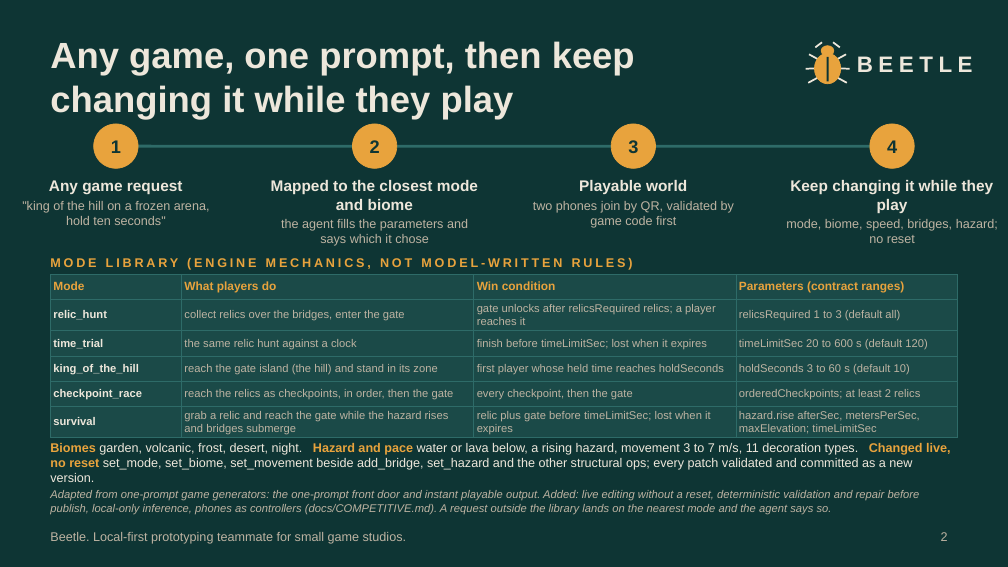
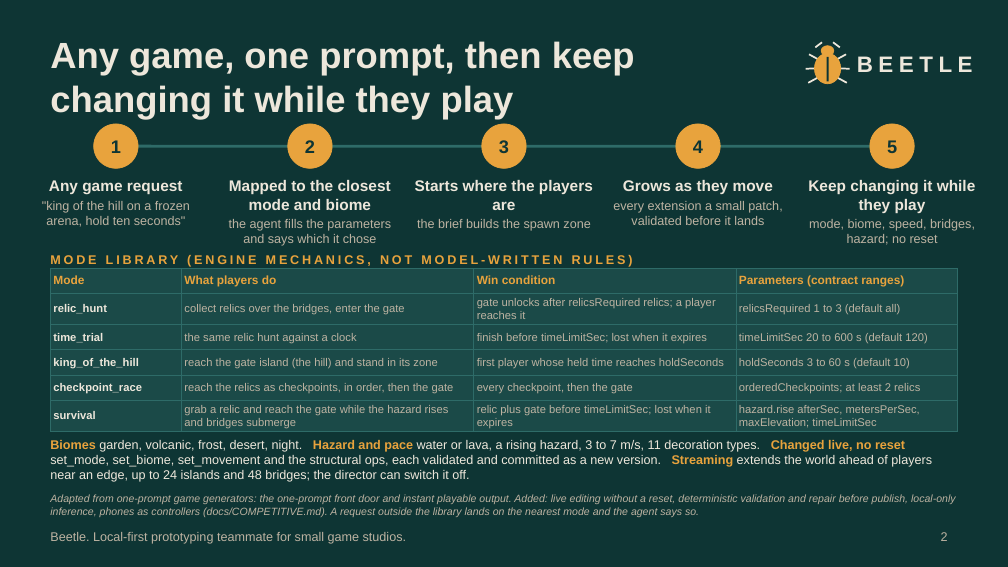
Before and after one commit to bean-1129/Beetle, a slide deck: slide 2 of docs/pitch/Beetle-pitch.pptx. Drawn at 1008x567 pixels with LibreOffice and Linux fonts; fonts in the diff are those of the drawing. Boxes give left, top, right and bottom in pixels: in the first picture for what was removed or moved away, otherwise in the second. Text is boxed around its words. In the diff, an @@ line names an element or a change of style, - is before the commit and + after.

Commit message:
Pitch: streaming generation with the live 9.5 s extension; competitive row; storyboard shot

```diff
--- a/docs/pitch/Beetle-pitch.pptx
+++ b/docs/pitch/Beetle-pitch.pptx
@@ text "2": place and size @@
-text "2" at <box>370,140,380,153</box>
+text "2" at <box>305,140,315,153</box>
@@ ellipse: place and size @@
-ellipse at <box>353,124,397,168</box>
+ellipse at <box>287,124,332,168</box>
@@ text "3": place and size @@
-text "3" at <box>628,140,638,153</box>
+text "3" at <box>499,140,509,153</box>
@@ ellipse: place and size @@
-ellipse at <box>611,124,655,168</box>
+ellipse at <box>482,124,526,168</box>
@@ text "4": place and size @@
-text "4" at <box>887,140,897,153</box>
+text "4" at <box>693,140,703,153</box>
@@ ellipse added at <box>676,124,721,168</box>, fill #E8A33D, outline #E8A33D 0.5 pt @@
@@ text added at <box>887,140,897,153</box>, 13 pt, text #0E3534, bold @@
+5
@@ text "Any game request" rewrapped from <box>22,180,210,225</box> to <box>42,180,190,227</box> @@
@@ text "Mapped to the closest mode ..." rewrapped from <box>271,180,478,246</box> to <box>229,180,391,246</box> @@
@@ text "Keep changing it while they ..." rewrapped from <box>786,180,998,243</box> to <box>808,180,976,245</box> @@
@@ text at <box>415,180,593,231</box>: text changed @@
-Playable world
-two phones join by QR, validated by game code first
+Starts where the players are
+the brief builds the spawn zone
@@ text added at <box>613,180,782,225</box>, 9 pt, text #BDB3A2 @@
+Grows as they move
+every extension a small patch, validated before it lands
@@ table: place and size @@
-table at <box>50,274,958,438</box>
+table at <box>50,268,958,432</box>
@@ text at <box>50,440,932,482</box>: text changed @@
-Biomes garden, volcanic, frost, desert, night. Hazard and pace water or lava below, a rising hazard, movement 3 to 7 m/s, 11 decoration types. Changed live, no reset set_mode, set_biome, set_movement beside add_bridge, set_hazard and the other structural ops; every patch validated and committed as a new version.
+Biomes garden, volcanic, frost, desert, night. Hazard and pace water or lava, a rising hazard, 3 to 7 m/s, 11 decoration types. Changed live, no reset set_mode, set_biome, set_movement and the structural ops, each validated and committed as a new version. Streaming extends the world ahead of players near an edge, up to 24 islands and 48 bridges; the director can switch it off.
@@ text "Adapted from one-prompt game generators: ..." at <box>50,494,956,517</box>: size 8 to 7.5 pt @@
```
Also in this commit, not shown: 2 other slides changed, 6 other files.
